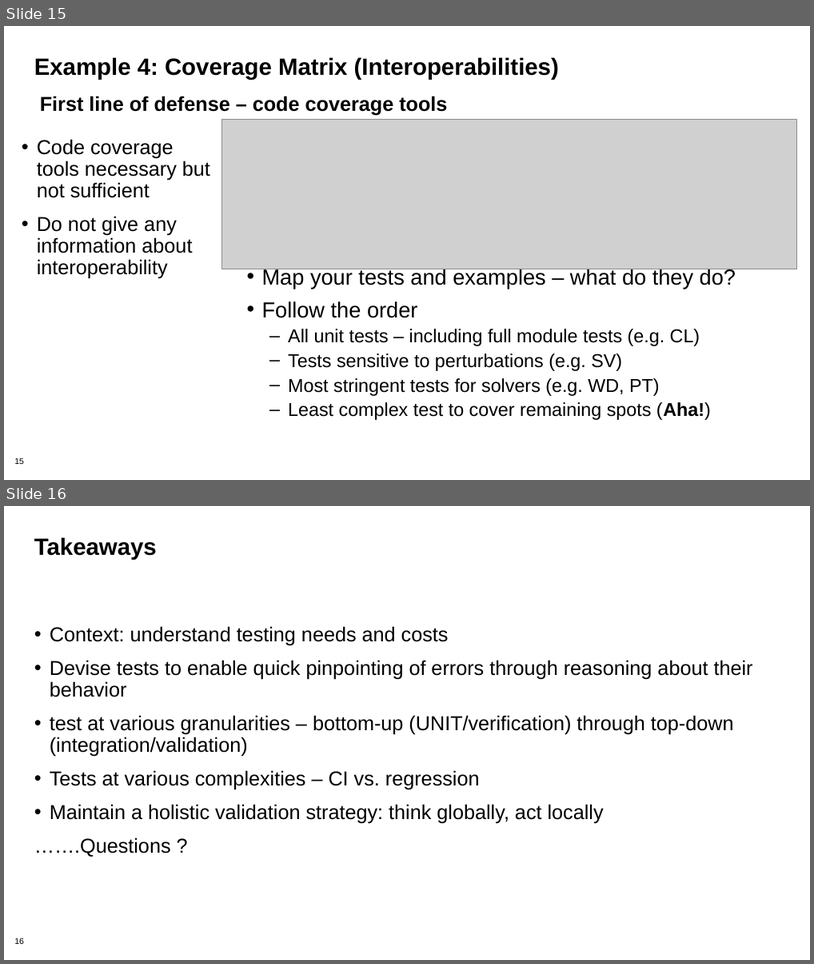
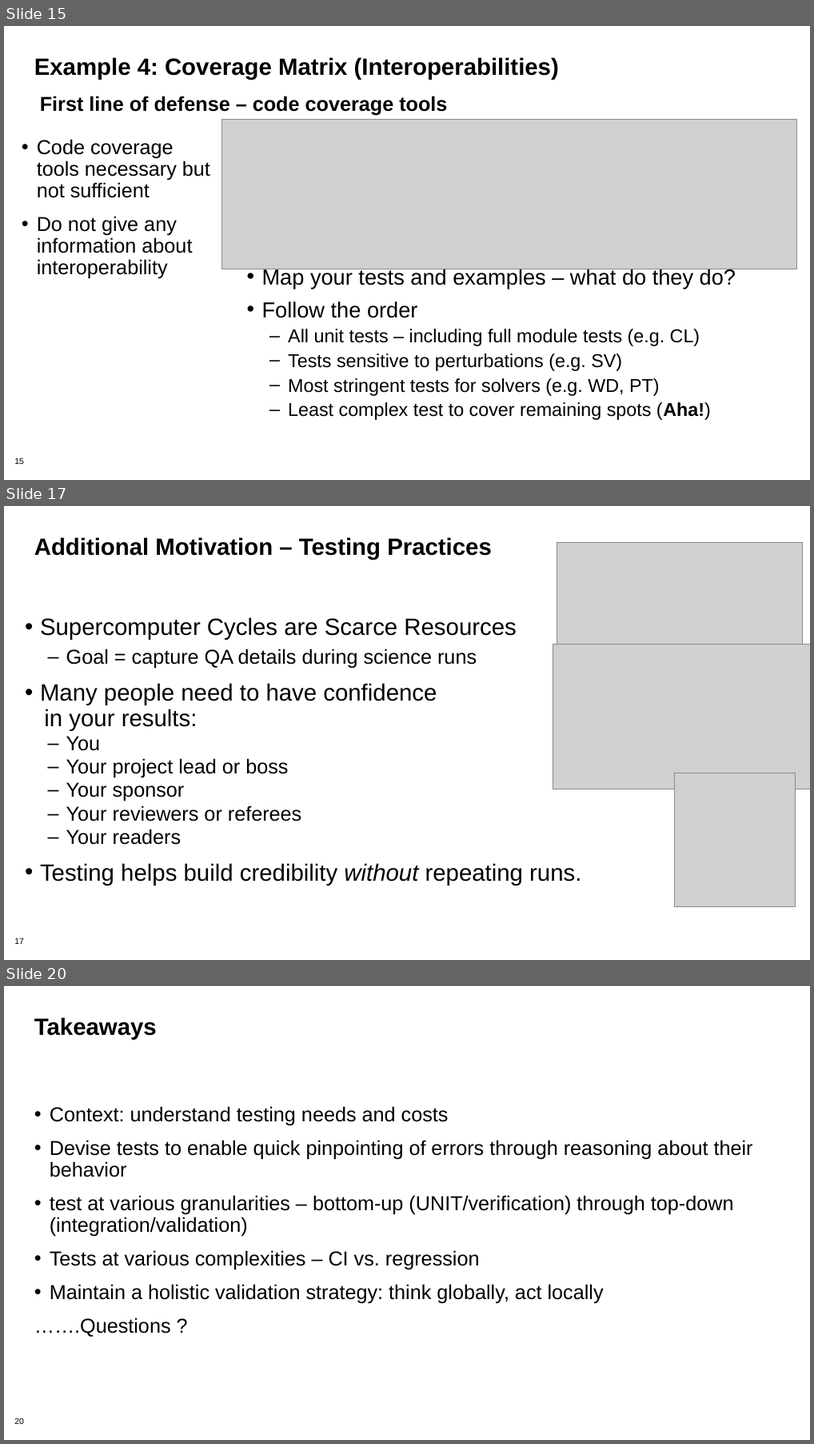
Before and after one commit to bssw-tutorial/presentations, a slide deck: testing-advanced.pptx. Shown one above the other, each under a label of ours: slides 15 and 16 before the commit, slides 15, 17 and 20 after it; the slides between them are not shown. The pictures are 814x964 and 814x1444 pixels, drawn with LibreOffice and Linux fonts; fonts in the diff are those of the drawing; grey boxes stand for pictures; background and template pictures are left out. Boxes give left, top, right and bottom in pixels: in the first picture for what was removed or moved away, otherwise in the second. Text is boxed around its words. In the diff, an @@ line names an element or a change of style, - is before the commit and + after.

```diff
--- a/testing-advanced.pptx
+++ b/testing-advanced.pptx
@@ slide 17 added at [4, 506, 810, 960], background #FFFFFF; not listed: 1 template element that a slide beside it also shows @@
@@ title added at [34, 537, 492, 560], 28 pt, text #000000, bold @@
+Additional Motivation – Testing Practices
@@ picture added at [557, 542, 802, 648] @@
@@ text added at [40, 617, 582, 884], 28 pt, text #000000 @@
+• Supercomputer Cycles are Scarce Resources
+  – Goal = capture QA details during science runs
+• Many people need to have confidence
+in your results:
+  – You
+  – Your project lead or boss
+  – Your sponsor
+  – Your reviewers or referees
+  – Your readers
+• Testing helps build credibility without repeating runs.
@@ picture added at [553, 644, 810, 788] @@
@@ picture added at [674, 772, 795, 907] @@
@@ what was slide 16 is now slide 20 @@
@@ page number at [14, 1417, 24, 1424]: text changed @@
-16
+20
```
Also in this commit, not shown: 2 slides changed, 3 other slides added, 1 other file.
